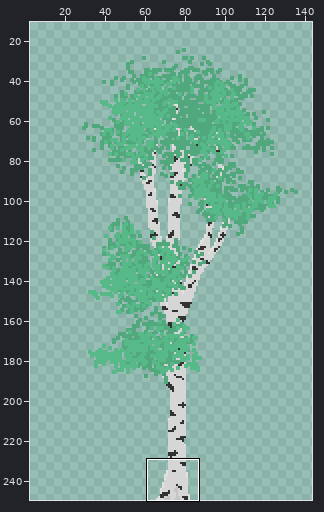
Two versions of one pixel-art file, rogue/Textures/trees/paper_birch.aseprite. Above: a wide view before the commit, with the close-up outlined.
Close-up. Before the commit:
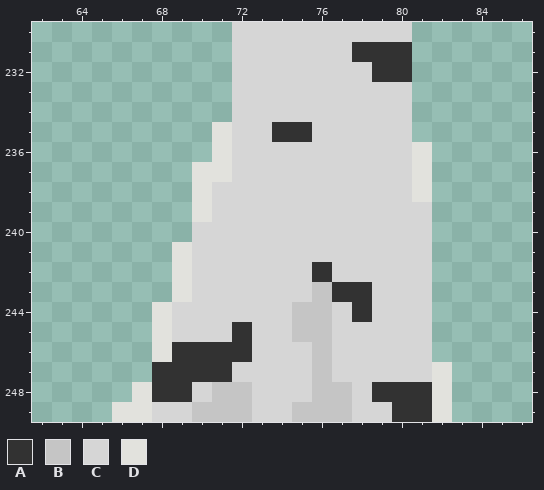
150x250 pixels, 1 frame. Shown: x 62..86, y 230..249. The wide view leaves out empty margins. The commit also changed other parts of the picture, which this record leaves out.
Visible layers, top first: "Layer 9", "Layer 8", "Layer 3", "Layer 5", "Layer 4", "Layer 1".
Palette (. is transparent): A #323232  B #c5c5c5  C #d6d6d6  D #e2e2dd
Pixels before, first column x 66:
230 ......CCCCCCCCC..
231 ......CCCCCCAAA..
232 ......CCCCCCCAA..
233 ......CCCCCCCCC..
234 ......CCCCCCCCC..
235 .....DCCAACCCCC..
236 .....DCCCCCCCCCD.
237 ....DDCCCCCCCCCD.
238 ....DCCCCCCCCCCD.
239 ....DCCCCCCCCCCC.
240 ....CCCCCCCCCCCC.
241 ...DCCCCCCCCCCCC.
242 ...DCCCCCCACCCCC.
243 ...DCCCCCCBAACCC.
244 ..DCCCCCCBBCACCC.
245 ..DCCCACCBBCCCCC.
246 ..DAAAACCCBCCCCC.
247 ..AAAACCCCBCCCCCD
248 .DAACBBCCCBBCAAAD
249 DDCCBBBCCBBBCCAAD
And afterwards:
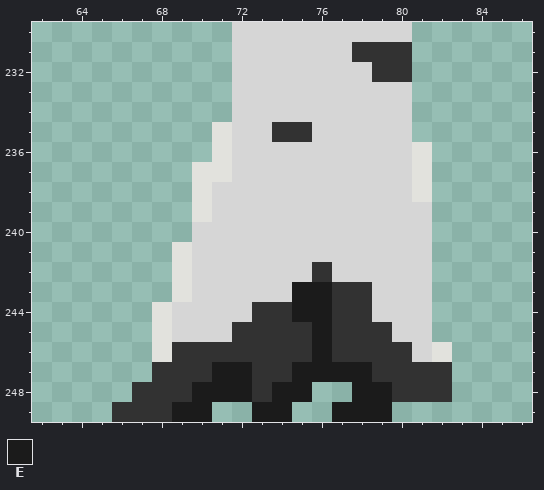
Colours new in this view: E #1b1b1b
The exact change:
layer "Layer 10" now hidden
y 243: x 75..76 CB -> EE
y 244: x 73..77 CCBBC -> AAEEA
y 245: x 73..79 CCBBCCC -> AAAEAAA
y 246: x 73..80 CCCBCCCC -> AAAEAAAA; x 82 . -> D
y 247: x 71..82 ACCCCBCCCCCD -> EEAAEEEEAAAA
y 248: x 67 D -> A; x 70..79 CBBCCCBBCA -> EEEAEE..EE; x 82 D -> A
y 249: x 66..82 DDCCBBBCCBBBCCAAD -> AAAEE..EE..EEE...
Where, in picture pixels (left, top, right, bottom), the same in both close-ups:
changed: (112, 282, 452, 422)
